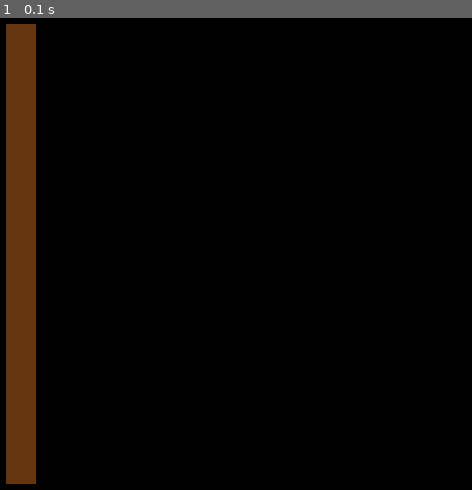
Above: before the commit, frame 1.
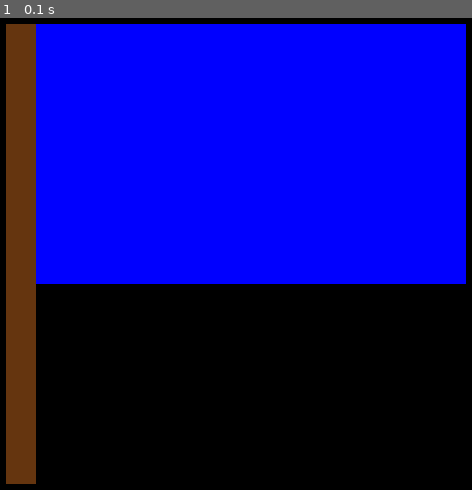
Above: after the commit, the same moment.

Repository: Busiky/git_pygame_homework
Game: pygame game, started from russian_flag.py
Two runs of this game, one before a commit and one after it. Both use one fixed random seed, a clock stepped at 60 frames per second and the inputs below.
Inputs:
- Up to frame 1 (0.1 s): no input

The runs differ from the first frame. In frame 1, 50% of the frame differs, in the area x 7-99%, y 1-57%.

Commit message:
Синий флаг

Diff:
--- a/russian_flag.py
+++ b/russian_flag.py
@@ -8,6 +8,7 @@
 
 def draw():
     pygame.draw.rect(screen, pygame.Color('#65350f'), (20, 20, 30, 460))
+    pygame.draw.rect(screen, pygame.Color('blue'), (50, 20, 430, 260))
 
 
 draw()
